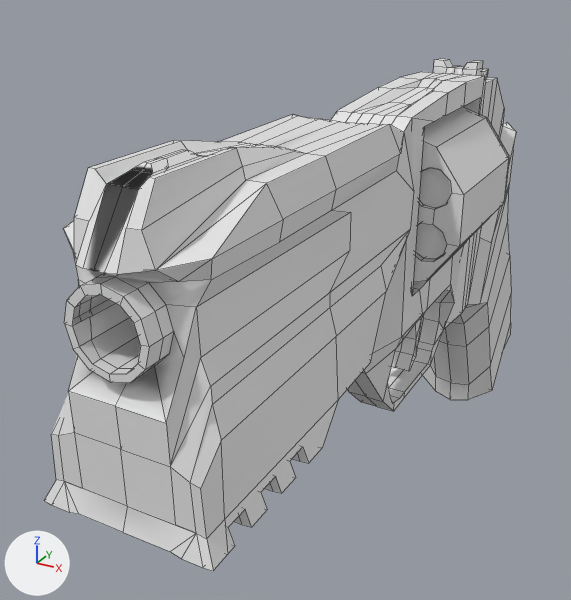
One commit to the FBX model CapybaraStudios/Assets/Models/Revolver.fbx: the scene before it, then after it.
The view is the same before and after, from a camera (50 mm lens) standing at (1.45, -3.86, 3.54) and looking at (-0.52, -0.27, 1.74). The lights are fixed; the arrows at lower left show +X, +Y and +Z. Mesh edges are drawn as thin lines. Where no turn or scale is listed for an object, it has been applied to the vertices.

In view in the first picture: 'Bullet2', 'Bullet3', 'Drum', 'GunBody', 'TriggerMechanism2'.
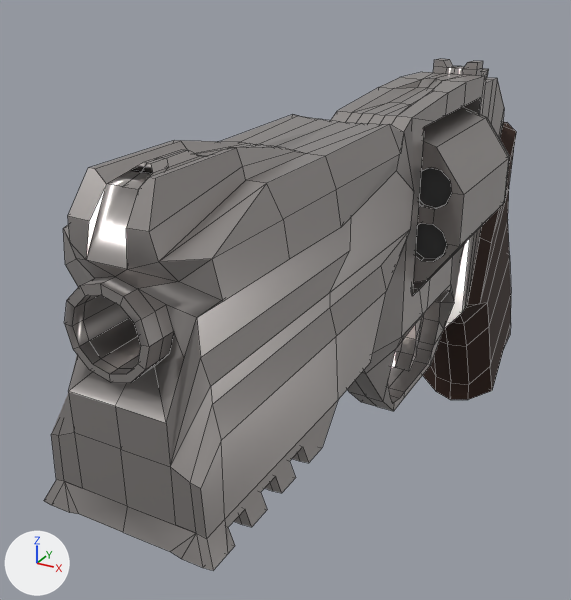
The newer file is also rescaled (x0.105), turned or shifted as a whole; pictures and numbers use the older file's frame.

Edits to the bpy script that builds the scene:
```text
Add mat_gunmetal:
    mat_gunmetal = principled_material('Gunmetal')
    mat_gunmetal.base_color = (0.471, 0.441, 0.428)  # grey #b7b1af
    mat_gunmetal.metallic = 0.808
    mat_gunmetal.roughness = 0.293
Add mat_material_002:
    mat_material_002 = principled_material('Material.002')
    mat_material_002.base_color = (0.0286, 0.00922, 0.00391)  # brown #2f180d
    mat_material_002.roughness = 0.754
Change me_cylinder:
    where me_cylinder.from_pydata(...)  # 140 vertices, 78 faces; spans x -0.412..0.412, y -0.16..0.708, z 1.889..2.755
    add me_cylinder.materials.append(mat_gunmetal)  # grey #b7b1af
Change me_circle_003:
    where me_circle_003.from_pydata(...)  # 58 vertices, 58 faces; spans x -0.085..0.085, y 0.107..0.547, z 1.23..1.841
    add me_circle_003.materials.append(mat_gunmetal)  # grey #b7b1af
Change me_plane:
    used by ob_gunbody; location = (0.0, 0.0, 0.0)
    remove me_plane.from_pydata(...)  # 722 vertices, 734 faces; spans x -0.39..0.39, y -2.32..2.25, z 0.3..2.97
    add me_plane.from_pydata(...)  # 715 vertices, 734 faces; spans x -0.39..0.39, y -2.31..2.25, z 0.3..2.97
    me_plane part 1: 12 vertices moved from x -0.26..0.26, y -2.25..-1.34, z 2.45..2.84 to x -0.3..0.3, y -2.26..-1.34, z 2.45..2.84; 13 vertices removed from x -0.15..0.15, y -2.32..-2.18, z 2.5..2.73; 6 vertices added at x -0.16..0.16, y -2.27..-2.23, z 2.52..2.76
    me_plane part 2: 612 faces spanning x -0.39..0.39, y -2.31..1.83, z 1.11..2.97 switch from no material to mat_gunmetal (grey #b7b1af)
    me_plane part 3: 87 faces spanning x -0.29..0.29, y 0.95..2.25, z 0.3..2.45 switch from no material to mat_material_002 (brown #2f180d)
```

Boxes [x1, y1, x2, y2] around the edits, measured in the pictures (571 x 600 px; the box of a moved part takes in the faces that stretch with it):
'Drum', recoloured
    both: [413, 107, 509, 282]
'TriggerMechanism2', recoloured
    both: [391, 311, 426, 371]
part 1 of me_plane, moved or reshaped
    both: [63, 148, 413, 465]
part 2 of me_plane, recoloured
    both: [44, 59, 509, 570]
part 3 of me_plane, recoloured
    both: [423, 122, 516, 400]
